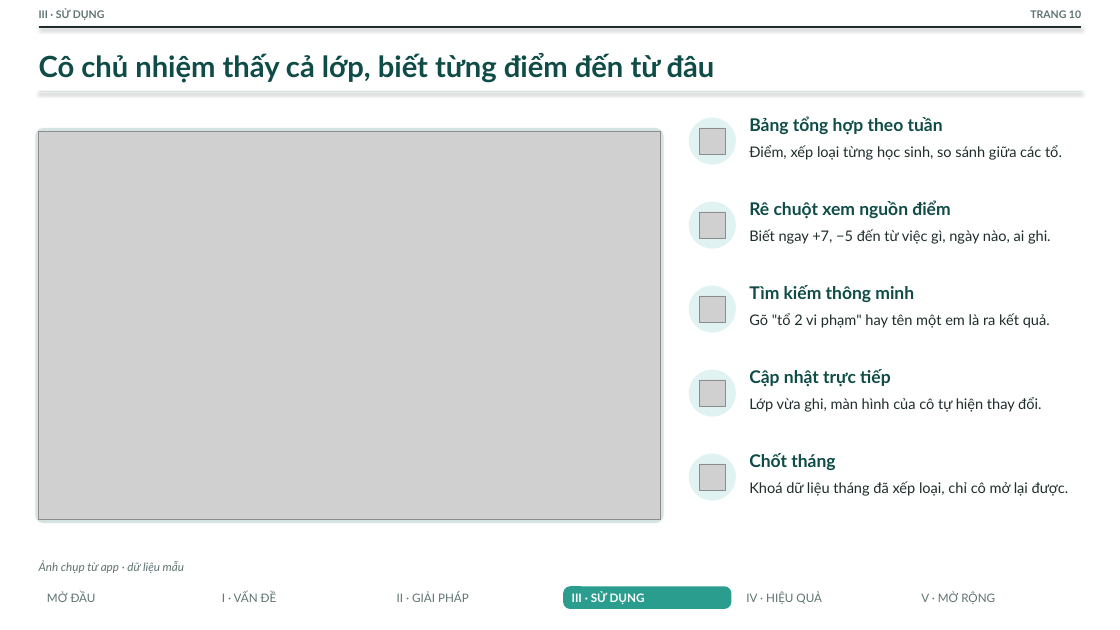
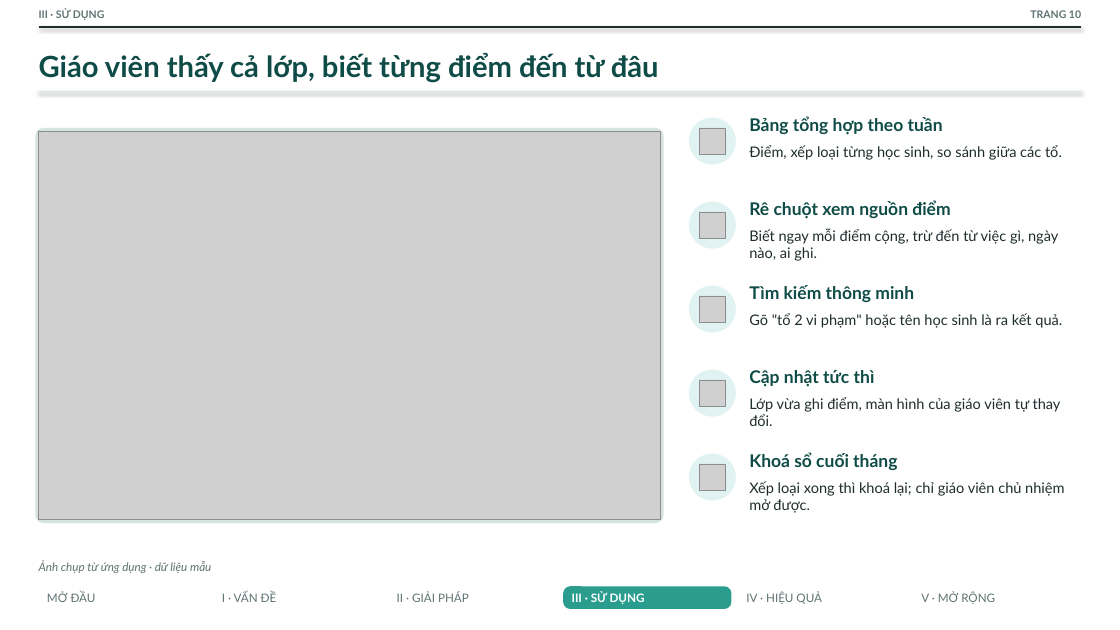
Before and after one commit to THPTYenHoa/Theo-doi-hanh-kiem-11D3-nam-hoc-2026-2027, a slide deck: slide 10 of docs/20261009_BaiDuThi_So_hanh_kiem_11D3.pptx. Drawn at 1120x630 pixels with LibreOffice and Linux fonts; fonts in the diff are those of the drawing; grey boxes stand for pictures. Boxes give left, top, right and bottom in pixels: in the first picture for what was removed or moved away, otherwise in the second. Text is boxed around its words. In the diff, an @@ line names an element or a change of style, - is before the commit and + after.

```diff
--- a/docs/20261009_BaiDuThi_So_hanh_kiem_11D3.pptx
+++ b/docs/20261009_BaiDuThi_So_hanh_kiem_11D3.pptx
@@ text at (x1=39, y1=52, x2=659, y2=82): text changed @@
-Cô chủ nhiệm thấy cả lớp, biết từng điểm đến từ đâu
+Giáo viên thấy cả lớp, biết từng điểm đến từ đâu
@@ text at (x1=749, y1=228, x2=1058, y2=261): text changed @@
-Biết ngay +7, −5 đến từ việc gì, ngày nào, ai ghi.
+Biết ngay mỗi điểm cộng, trừ đến từ việc gì, ngày nào, ai ghi.
@@ text at (x1=749, y1=313, x2=1062, y2=328): text changed @@
-Gõ "tổ 2 vi phạm" hay tên một em là ra kết quả.
+Gõ "tổ 2 vi phạm" hoặc tên học sinh là ra kết quả.
@@ text at (x1=749, y1=370, x2=875, y2=387): text changed @@
-Cập nhật trực tiếp
+Cập nhật tức thì
@@ text at (x1=749, y1=397, x2=1061, y2=426): text changed @@
-Lớp vừa ghi, màn hình của cô tự hiện thay đổi.
+Lớp vừa ghi điểm, màn hình của giáo viên tự thay đổi.
@@ text at (x1=749, y1=452, x2=897, y2=470): text changed @@
-Chốt tháng
+Khoá sổ cuối tháng
@@ text at (x1=749, y1=481, x2=1064, y2=513): text changed @@
-Khoá dữ liệu tháng đã xếp loại, chỉ cô mở lại được.
+Xếp loại xong thì khoá lại; chỉ giáo viên chủ nhiệm mở được.
@@ text at (x1=39, y1=561, x2=211, y2=573): text changed @@
-Ảnh chụp từ app · dữ liệu mẫu
+Ảnh chụp từ ứng dụng · dữ liệu mẫu
```
Also in this commit, not shown: 18 other slides changed, 1 slide added, 1 slide removed.
